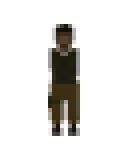
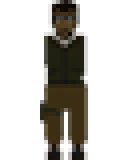
Revision of a layered 136px x 160px image; what changed, layer by layer:
renamed "Layer 2" to "Layer 3", painted on it over (40, 0, 88, 160)
